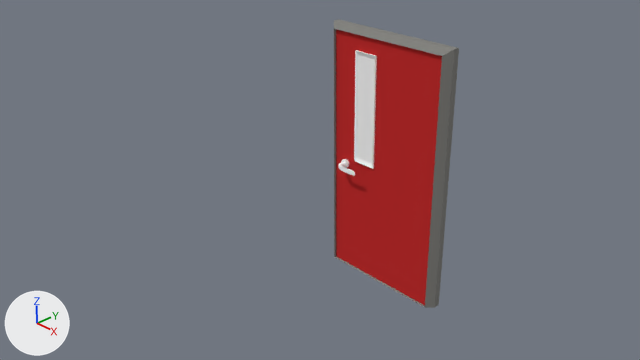
The Blender file Project/Assets/high school door.blend: old version first, new version second.
One viewpoint serves both versions: the file's camera 'Camera'. Every picture has the same lights, and +X, +Y and +Z are marked at lower left.
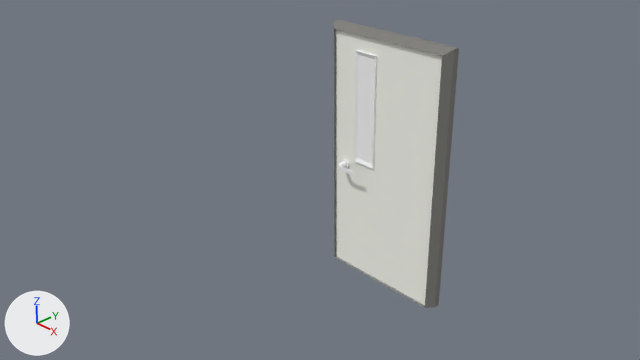
Pixel boxes (x1, y1, x2, y2) of what changed, in the pictures (640 x 360 px):
'Cube', recoloured (red to white)
    both: (334, 27, 445, 308)

Edits to the bpy script that builds the scene:
```text
Change mat_red_door:
    mat_red_door.base_color: (0.576, 0.028, 0.028) -> (0.989, 1.0, 0.92)  # red #c82f2f -> white #fefff6
```
